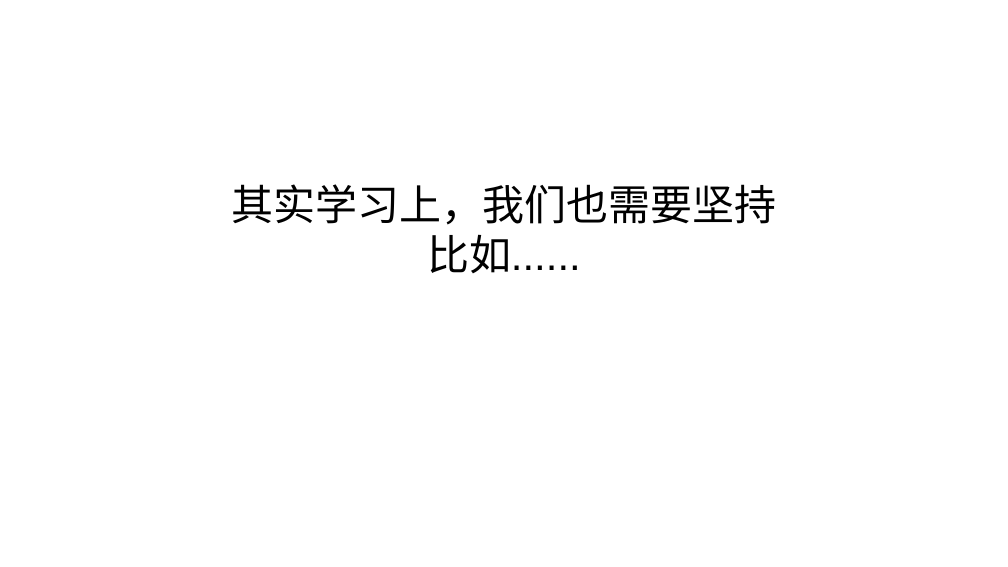
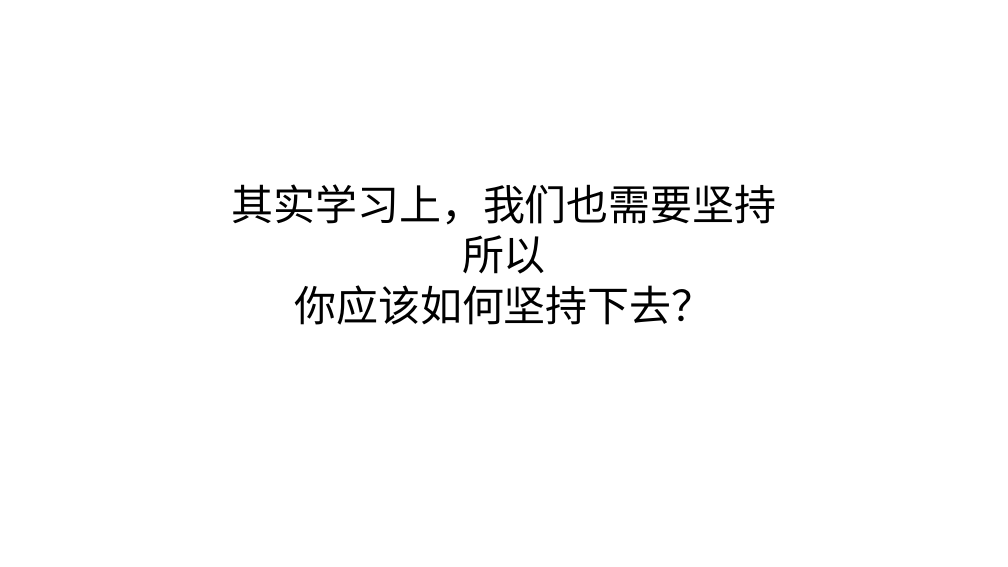
Before and after one commit to jeefies/ppt, a slide deck: slide 11 of 坚持.pptx. Drawn at 1008x567 pixels with LibreOffice and Linux fonts; fonts in the diff are those of the drawing. Boxes give left, top, right and bottom in pixels: in the first picture for what was removed or moved away, otherwise in the second. Text is boxed around its words. In the diff, an @@ line names an element or a change of style, - is before the commit and + after.

```diff
--- a/坚持.pptx
+++ b/坚持.pptx
@@ text at (x1=294, y1=235, x2=714, y2=325): text changed @@
-比如......
+所以
+你应该如何坚持下去？
```
Also in this commit, not shown: 2 other slides changed.
